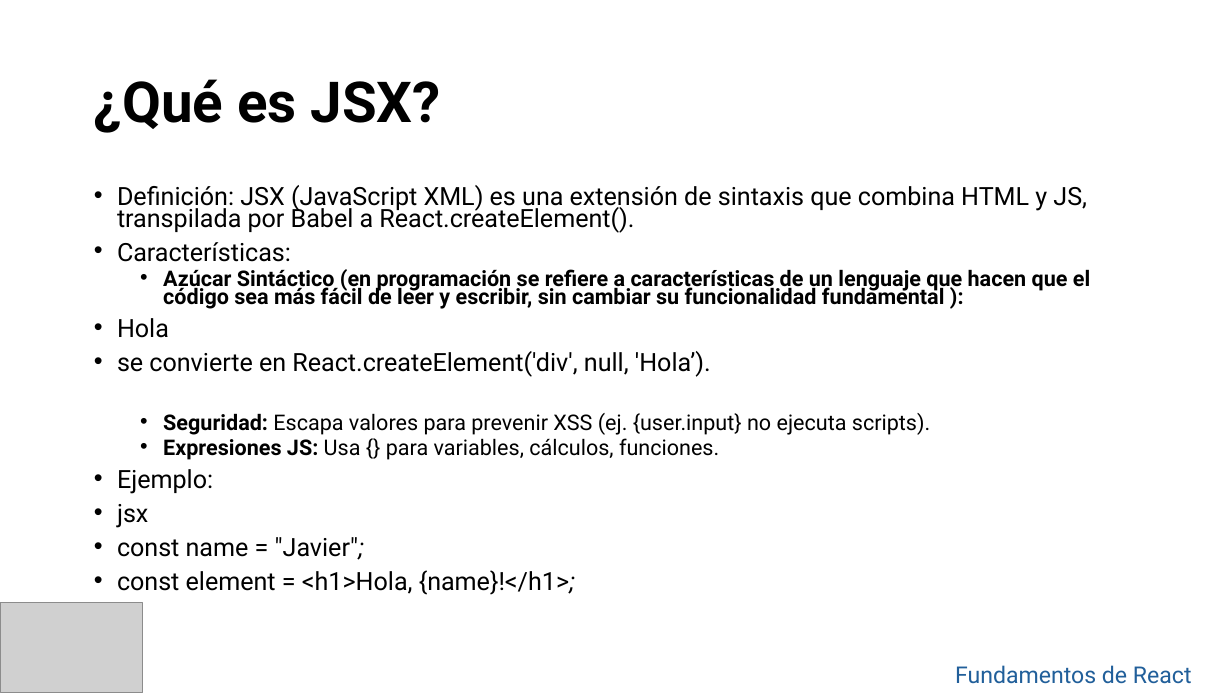
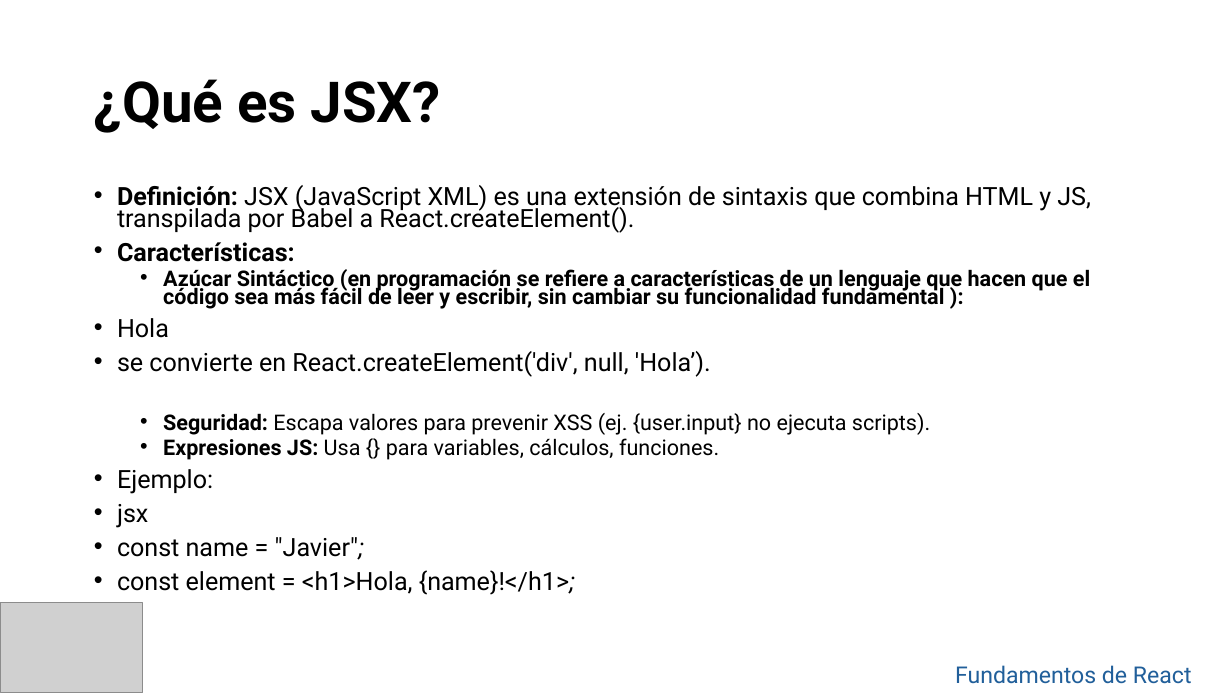
Before and after one commit to jompy31/Curso_react_2025, a slide deck: slide 4 of Clase 2.pptx (slide 3 before the commit). Drawn at 1232x693 pixels with LibreOffice and Linux fonts; fonts in the diff are those of the drawing; grey boxes stand for pictures; background and template pictures are left out. Boxes give left, top, right and bottom in pixels: in the first picture for what was removed or moved away, otherwise in the second. Text is boxed around its words. In the diff, an @@ line names an element or a change of style, - is before the commit and + after.

```diff
--- a/Clase 2.pptx
+++ b/Clase 2.pptx
@@ text at (117,185,1091,262): bold on in "Definición:", "Características:" @@
```
Also in this commit, not shown: 3 other slides changed, 9 slides added, 28 other files.
